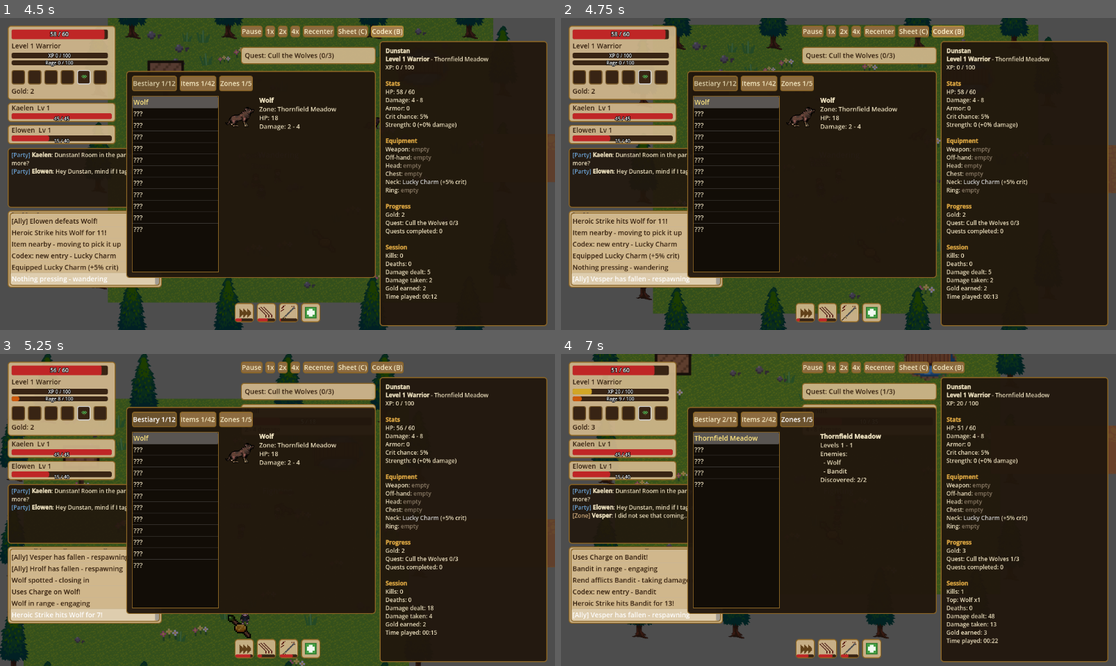
Above: before the commit, frames 1-4 (two rows, left to right).
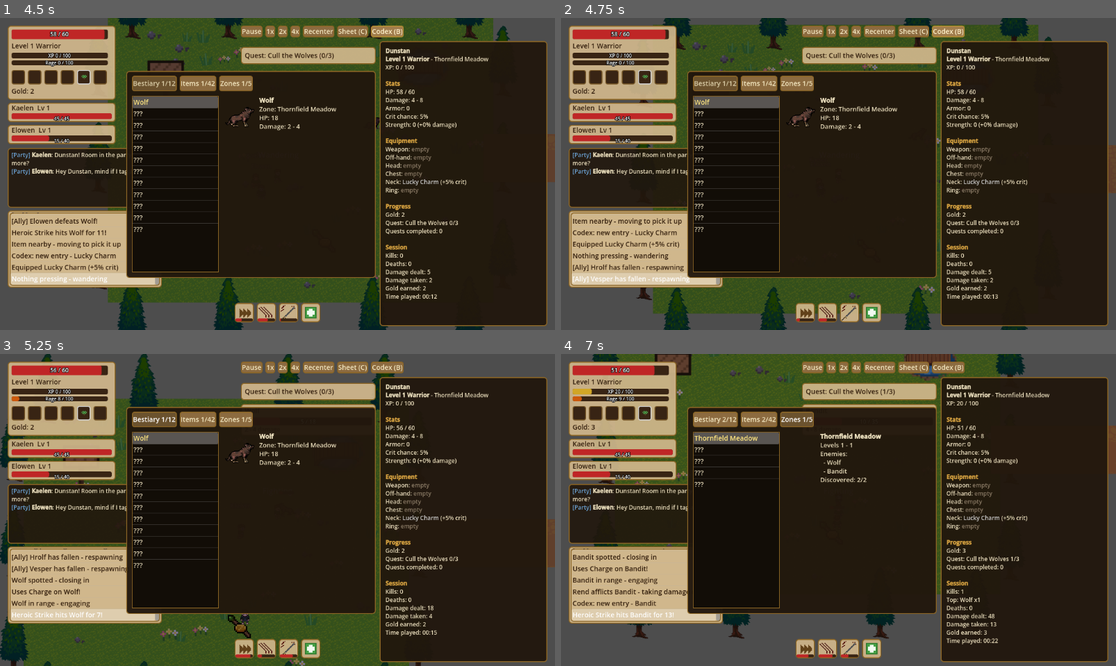
Above: after the commit, the same moments.

Repository: HexaLoid/ai-world-spectator
Game: Godot game, scene res://scenes/Main.tscn
Two runs of this game, one before a commit and one after it. Both use one fixed random seed, a clock stepped at 60 frames per second and the inputs below.
Inputs:
- Up to frame 1 (4.5 s): click "1x" at 0.5 s; click "2x" at 1.25 s; click "4x" at 2 s; click "Recenter" at 2.75 s; click "Sheet (C)" at 3.5 s; click "Codex (B)" at 4.25 s
- Up to frame 2 (4.75 s): no input
- Up to frame 3 (5.25 s): click "Bestiary 1/12" at 5 s
- Up to frame 4 (7 s): click "Items 2/42" at 5.75 s; click "Zones 1/5" at 6.5 s

Frame 1 is identical in both runs. In frame 2, 1.0% of the frame differs, in the area x 2-23%, y 62-82%; in frame 3, 0.3%; in frame 4, 1.2%, in the area x 2-24%, y 50-85%.

Commit message:
Balance: slower XP curve, tougher bosses
Measured with tests/sim (16 seeds per class, 45 game-minutes each):
after the zone-loop and stray-enemy fixes the character reached level 5
in ~4 min and level 10 in ~12-14 min, and every boss died in about a
second.

- XP_THRESHOLDS [100,250,450,700,1000,1400,1900,2500,3200]
  -> [100,400,1000,1850,2800,4100,6000,8500,11800], fitted to the
  measured XP income per level: level 5 at ~10 min, level 7 (the pass)
  at ~19-21 min, level 10 at ~38-41 min for both classes.
- Crypt Lord 150 -> 300 HP, 10-18 -> 14-22 damage (pinned ORIGINAL
  updated with the reason): the most-fought boss, no zone ally softens it,
  and from the second kill on it died in ~1 s with the character above
  ~80% HP. Now ~3 s, lowest HP ~50-60%, ~20% of kills after a retreat.
- Mire Tyrant 260 -> 520 HP, 14-24 -> 16-26; Raider Captain 180 -> 360,
  12-20 -> 14-22; Frostpeak Warlord 420 -> 840, 18-30 -> 22-34.
  Larger raises (3-4x HP, faster bosses) were measured and rejected: zone
  allies soften these bosses between the character's visits anyway, so
  they mostly fed the allies' die-and-respawn loops.

The leveling suite now derives its cap checks from XP_THRESHOLDS.

Co-Authored-By: Claude Sonnet 5 <noreply@anthropic.com>

Diff:
--- a/scripts/systems/enemy_table.gd
+++ b/scripts/systems/enemy_table.gd
@@ -41,7 +41,7 @@
 	# during a short wander before the zone's dwell timer expires.
 	"crypt_lord": {
 		"name": "Crypt Lord", "zone": "sundered_crypt", "sprite": "bandit", "tint": Color(0.2, 0.06, 0.1, 1.0), "sprite_size": 64.0,
-		"max_hp": 150, "move_speed": 45.0, "attack_min": 10, "attack_max": 18, "aggro_range": 280.0,
+		"max_hp": 300, "move_speed": 45.0, "attack_min": 14, "attack_max": 22, "aggro_range": 280.0,
 		"xp_reward": 300, "gold_min": 1, "gold_max": 3, "loot_level": 4, "guaranteed_drop": "warlords_greatsword",
 	},
 	# --- Mirewater Swamp (levels 4+) ---
@@ -57,7 +57,7 @@
 	},
 	"mire_tyrant": {
 		"name": "Mire Tyrant", "zone": "mirewater_swamp", "sprite": "bandit", "tint": Color(0.25, 0.5, 0.3, 1.0), "sprite_size": 64.0,
-		"max_hp": 260, "move_speed": 50.0, "attack_min": 14, "attack_max": 24, "aggro_range": 200.0,
+		"max_hp": 520, "move_speed": 50.0, "attack_min": 16, "attack_max": 26, "aggro_range": 200.0,
 		"xp_reward": 600, "gold_min": 6, "gold_max": 10, "loot_level": 6, "guaranteed_drop": "tyrants_maul",
 	},
 	# --- Frostpeak Pass (levels 7+) ---
@@ -73,12 +73,12 @@
 	},
 	"raider_captain": {
 		"name": "Raider Captain", "zone": "frostpeak_pass", "sprite": "bandit", "tint": Color(0.35, 0.55, 0.95, 1.0), "sprite_size": 58.0,
-		"max_hp": 180, "move_speed": 55.0, "attack_min": 12, "attack_max": 20, "aggro_range": 160.0,
+		"max_hp": 360, "move_speed": 55.0, "attack_min": 14, "attack_max": 22, "aggro_range": 160.0,
 		"xp_reward": 260, "gold_min": 10, "gold_max": 16, "loot_level": 9, "guaranteed_drop": "rimewatch_helm",
 	},
 	"frostpeak_warlord": {
 		"name": "Frostpeak Warlord", "zone": "frostpeak_pass", "sprite": "bandit", "tint": Color(0.9, 0.95, 1.0, 1.0), "sprite_size": 72.0,
-		"max_hp": 420, "move_speed": 50.0, "attack_min": 18, "attack_max": 30, "aggro_range": 220.0,
+		"max_hp": 840, "move_speed": 50.0, "attack_min": 22, "attack_max": 34, "aggro_range": 220.0,
 		"xp_reward": 1200, "gold_min": 20, "gold_max": 30, "loot_level": 9, "guaranteed_drop": "glacier_plate",
 	},
 }
--- a/scripts/systems/leveling_system.gd
+++ b/scripts/systems/leveling_system.gd
@@ -2,7 +2,7 @@
 extends RefCounted
 
 ## Cumulative XP required to REACH levels 2-10 (index 0 = threshold for level 2, etc).
-const XP_THRESHOLDS := [100, 250, 450, 700, 1000, 1400, 1900, 2500, 3200]
+const XP_THRESHOLDS := [100, 400, 1000, 1850, 2800, 4100, 6000, 8500, 11800]
 const MAX_LEVEL := 10
 const HP_PER_LEVEL := 10
 const DAMAGE_PER_LEVEL := 2
--- a/tests/suite_enemy_table.gd
+++ b/tests/suite_enemy_table.gd
@@ -5,7 +5,13 @@
 	"dire_wolf": {"name": "Dire Wolf", "max_hp": 30, "move_speed": 75.0, "attack_min": 4, "attack_max": 7, "xp_reward": 35, "sprite": "wolf"},
 	"bandit": {"name": "Bandit", "max_hp": 35, "move_speed": 45.0, "attack_min": 4, "attack_max": 8, "xp_reward": 35, "sprite": "bandit"},
 	"bandit_captain": {"name": "Bandit Captain", "max_hp": 70, "move_speed": 50.0, "attack_min": 8, "attack_max": 14, "xp_reward": 90, "sprite": "bandit", "guaranteed_drop": "iron_sword"},
-	"crypt_lord": {"name": "Crypt Lord", "max_hp": 150, "move_speed": 45.0, "attack_min": 10, "attack_max": 18, "xp_reward": 300, "sprite": "bandit", "guaranteed_drop": "warlords_greatsword"},
+	# Crypt Lord re-tuned by the 2026-09-25 balance pass (was 150 HP, 10-18
+	# damage). Measured with tests/sim: it is the boss the character fights
+	# most (the crypt lies on both legs of the zone loop, ~13 kills per 45
+	# game-minutes, no zone ally to soften it) and from the second kill on it
+	# died in ~1 s with the character above ~80% HP. See
+	# docs/superpowers/balance/2026-09-25-balance-report.md.
+	"crypt_lord": {"name": "Crypt Lord", "max_hp": 300, "move_speed": 45.0, "attack_min": 14, "attack_max": 22, "xp_reward": 300, "sprite": "bandit", "guaranteed_drop": "warlords_greatsword"},
 }
 
 const NEW_IDS := ["mire_wolf", "bog_bandit", "mire_tyrant", "frost_wolf", "frost_raider", "raider_captain", "frostpeak_warlord"]
--- a/tests/suite_leveling_system.gd
+++ b/tests/suite_leveling_system.gd
@@ -18,17 +18,18 @@
 	t.check_eq(first["hp_bonus"], LevelingSystem.HP_PER_LEVEL, "one level of hp bonus")
 	t.check_eq(first["damage_bonus"], LevelingSystem.DAMAGE_PER_LEVEL, "one level of damage bonus")
 
-	var top := LevelingSystem.apply_xp(1, 0, 3200)
-	t.check_eq(top["level"], 10, "3200 xp reaches level 10")
+	var cap_xp: int = LevelingSystem.XP_THRESHOLDS[LevelingSystem.MAX_LEVEL - 2]
+	var top := LevelingSystem.apply_xp(1, 0, cap_xp)
+	t.check_eq(top["level"], 10, "the last threshold reaches level 10")
 	t.check_eq(top["hp_bonus"], 9 * LevelingSystem.HP_PER_LEVEL, "nine levels of hp bonus")
 	t.check_eq(top["damage_bonus"], 9 * LevelingSystem.DAMAGE_PER_LEVEL, "nine levels of damage bonus")
 
-	var capped := LevelingSystem.apply_xp(10, 3200, 5000)
+	var capped := LevelingSystem.apply_xp(10, cap_xp, 5000)
 	t.check_eq(capped["level"], 10, "cannot exceed the cap")
 	t.check(not capped["leveled_up"], "no level-up at the cap")
 
 	t.check_eq(LevelingSystem.get_next_threshold(1), 100, "next threshold from level 1")
-	t.check_eq(LevelingSystem.get_next_threshold(9), 3200, "next threshold from level 9")
+	t.check_eq(LevelingSystem.get_next_threshold(9), cap_xp, "next threshold from level 9")
 	t.check_eq(LevelingSystem.get_next_threshold(10), -1, "no threshold at the cap")
 	t.check_eq(LevelingSystem.get_next_threshold(0), -1, "invalid level has no threshold")
 	t.done()
